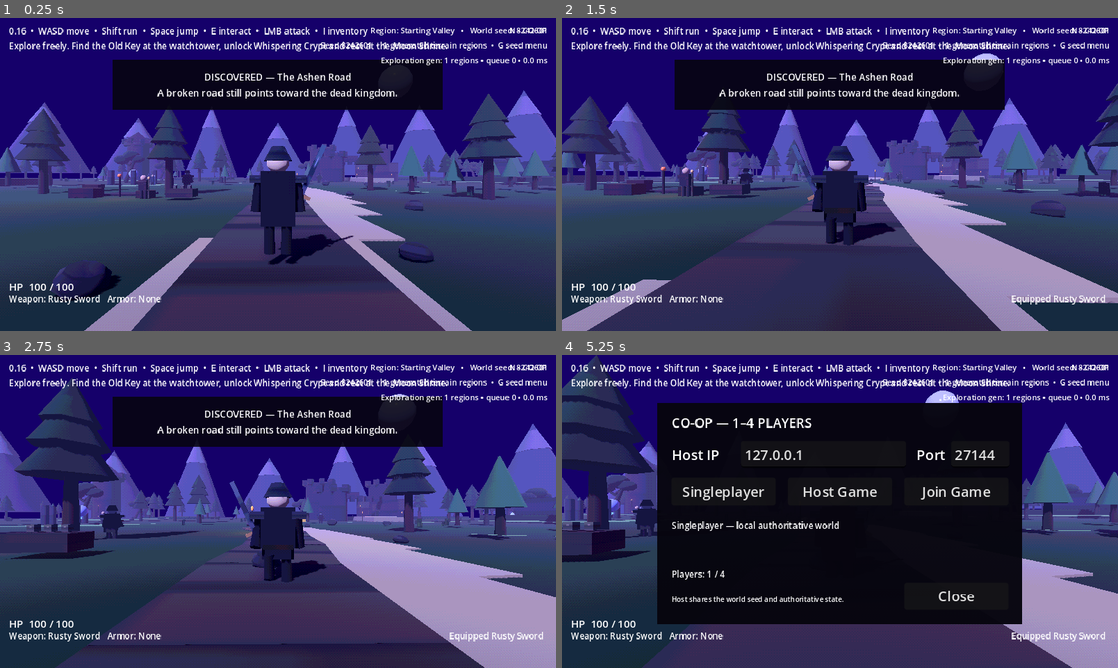
Above: before the commit, frames 1-4 (two rows, left to right).
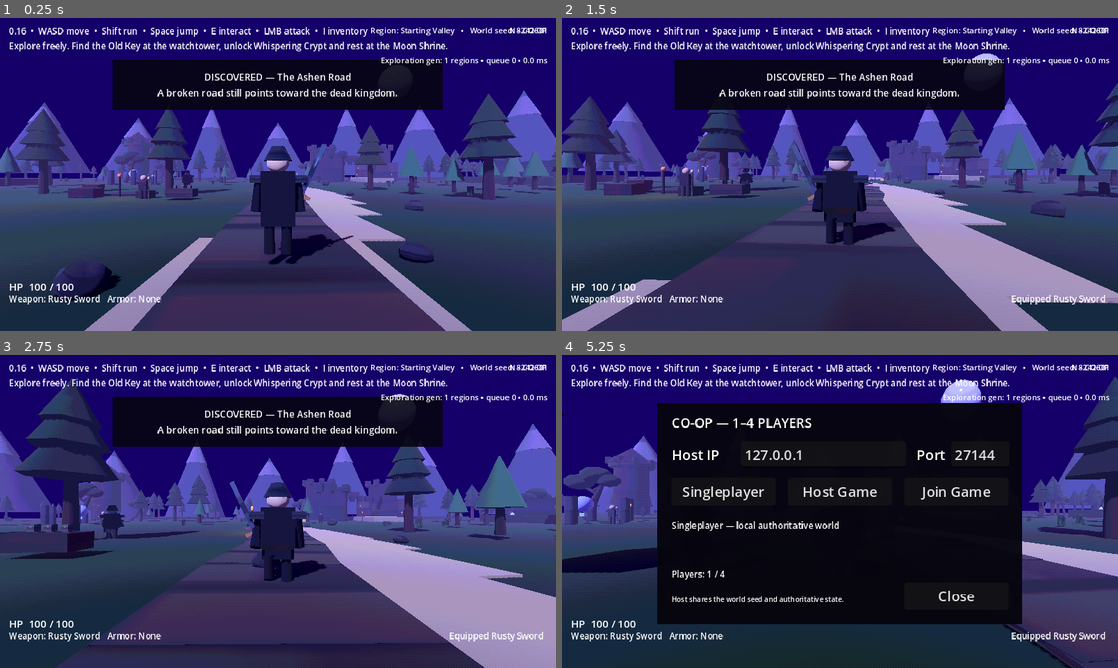
Above: after the commit, the same moments.

Repository: jasonjllind-cpu/aispel
Game: Godot game, scene res://main.tscn
The game is run twice, just before and just after one commit, with the same random seed, the same clock (stepped at 60 frames per second) and the same inputs.
Inputs (mouse positions are in pixels of both pictures, inside the frame that each line leads up to):
- Up to frame 1 (0.25 s): no input
- Up to frame 2 (1.5 s): tap Enter at 0.5 s; move the mouse to (867, 174) at 0.52 s; press the mouse at (867, 174) at 0.53 s; hold W (move_forward) from 0.53 s (still down); tap Space (jump) at 0.77 s; move the mouse to (812, 174) at 1.27 s; release the mouse at (812, 174) at 1.28 s; tap R (equip_next) at 1.35 s
- Up to frame 3 (2.75 s): keep holding W (move_forward); tap Space (jump) at 1.52 s; move the mouse to (289, 505) at 2.02 s; hold E (interact) from 2.03 s (still down)
- Up to frame 4 (5.25 s): move the mouse to (834, 517) at 2.77 s; release E (interact) at 2.78 s; tap Shift (sprint) at 2.85 s; tap Space (jump) at 3.02, 3.77, 4.52 s; move the mouse to (878, 514) at 3.52 s; tap N at 3.6 s; move the mouse to (673, 464) at 4.27 s; release W (move_forward) at 4.28 s; hold A (move_left) 4.28-5.03 s; tap 1 at 4.35 s; move the mouse to (867, 511) at 5.02 s; hold S (move_back) from 5.03 s (still down); tap 2 at 5.1 s

The runs differ from the first frame. In frame 1, 0.4% of the frame differs, in the area x 9-99%, y 7-56%; in frame 2, 0.5%; in frame 3, 0.5%; in frame 4, 26%, in the area x 0-100%, y 0-100%.
Error after the commit: Parse Error: The member "chunk_pool" already exists in parent class res://scripts/world/procedural_world_system.gd. (res://scripts/world/procedural_world_runti…

Commit message:
Integrate pooled terrain chunk lifecycle for 0.91

Diff:
--- a/scripts/world/procedural_world_system.gd
+++ b/scripts/world/procedural_world_system.gd
@@ -2,8 +2,10 @@
 
 const WORLD_GENERATOR_SCRIPT := preload("res://scripts/world/world_generator.gd")
 const TERRAIN_CHUNK_SCRIPT := preload("res://scripts/world/terrain_chunk.gd")
+const TERRAIN_CHUNK_POOL_SCRIPT := preload("res://scripts/world/terrain_chunk_pool.gd")
 
 const CHECK_INTERVAL: float = 0.35
+const CHUNK_POOL_CAPACITY: int = 64
 const REGION_CONFIG: Dictionary = {
 	"starting_valley": {
 		"biome": "green_highlands",
@@ -40,10 +42,12 @@
 var world: Node3D
 var world_state: Node
 var generator: RefCounted
+var chunk_pool: RefCounted
 var elapsed: float = 0.0
 var chunk_data_cache: Dictionary = {}
 var generated_region_count: int = 0
 var status_label: Label
+var unload_hooks: Dictionary = {}
 
 func _ready() -> void:
 	set_process(false)
@@ -57,6 +61,7 @@
 		return
 	world_state = get_node_or_null("/root/WorldState")
 	generator = WORLD_GENERATOR_SCRIPT.new()
+	chunk_pool = TERRAIN_CHUNK_POOL_SCRIPT.new(TERRAIN_CHUNK_SCRIPT, CHUNK_POOL_CAPACITY)
 	var seed_value: int = 8242601
 	if world_state != null:
 		seed_value = int(world_state.get("world_seed"))
@@ -65,6 +70,10 @@
 	_build_starting_valley_terrain()
 	_scan_runtime_regions()
 	set_process(true)
+
+func _exit_tree() -> void:
+	if chunk_pool != null and chunk_pool.has_method("clear"):
+		chunk_pool.call("clear")
 
 func _process(delta: float) -> void:
 	elapsed += delta
@@ -97,12 +106,35 @@
 			var region_id: String = region_node.name.trim_prefix("Region_")
 			if not REGION_CONFIG.has(region_id) or region_id == "starting_valley":
 				continue
+			_install_unload_hook(region_node, region_id)
 			if not region_node.has_node("GeneratedTerrain"):
 				_build_region_terrain(region_node, region_id)
 			if region_node.has_node("GeneratedTerrain"):
 				active_generated += 1
 	generated_region_count = active_generated
 	_refresh_status()
+
+func _install_unload_hook(region_node: Node3D, region_id: String) -> void:
+	var instance_id: int = region_node.get_instance_id()
+	if unload_hooks.has(instance_id):
+		return
+	unload_hooks[instance_id] = region_id
+	region_node.tree_exiting.connect(_on_region_tree_exiting.bind(instance_id, region_node), CONNECT_ONE_SHOT)
+
+func _on_region_tree_exiting(instance_id: int, region_node: Node3D) -> void:
+	unload_hooks.erase(instance_id)
+	if region_node == null or not is_instance_valid(region_node):
+		return
+	var terrain_root := region_node.get_node_or_null("GeneratedTerrain")
+	if terrain_root != null:
+		_release_terrain_root(terrain_root)
+
+func _release_terrain_root(terrain_root: Node) -> int:
+	if chunk_pool == null or terrain_root == null:
+		return 0
+	if chunk_pool.has_method("release_children"):
+		return int(chunk_pool.call("release_children", terrain_root))
+	return 0
 
 func _build_region_terrain(region_node: Node3D, region_id: String) -> void:
 	var config: Dictionary = REGION_CONFIG.get(region_id, {})
@@ -135,9 +167,13 @@
 				chunk_data = generator.call("generate_chunk_data", region_id, biome_id, region_center, coord, reserved_slots)
 				chunk_data_cache[cache_key] = chunk_data.duplicate(true)
 
-			var chunk := Node3D.new()
-			chunk.set_script(TERRAIN_CHUNK_SCRIPT)
-			parent.add_child(chunk)
+			var chunk: Node3D
+			if chunk_pool != null and chunk_pool.has_method("acquire"):
+				chunk = chunk_pool.call("acquire", parent) as Node3D
+			else:
+				chunk = Node3D.new()
+				chunk.set_script(TERRAIN_CHUNK_SCRIPT)
+				parent.add_child(chunk)
 			chunk.call("build_from_data", chunk_data)
 
 func _world_seed() -> int:
@@ -159,6 +195,11 @@
 	if generator == null:
 		return 0
 	return int(generator.call("generation_seed", region_id, layer_id, chunk_coord))
+
+func get_pool_stats() -> Dictionary:
+	if chunk_pool == null or not chunk_pool.has_method("stats"):
+		return {"available": 0, "capacity": CHUNK_POOL_CAPACITY, "created": 0, "reused": 0, "released": 0, "discarded": 0}
+	return chunk_pool.call("stats") as Dictionary
 
 func _build_status_ui(seed_value: int) -> void:
 	var layer := CanvasLayer.new()
@@ -175,4 +216,5 @@
 func _refresh_status() -> void:
 	if status_label == null:
 		return
-	status_label.text = "Seed %d  •  %d generated terrain regions  •  G seed menu" % [_world_seed(), generated_region_count]
+	var pool_available: int = int(get_pool_stats().get("available", 0))
+	status_label.text = "Seed %d  •  %d generated terrain regions  •  pool %d  •  G seed menu" % [_world_seed(), generated_region_count, pool_available]
